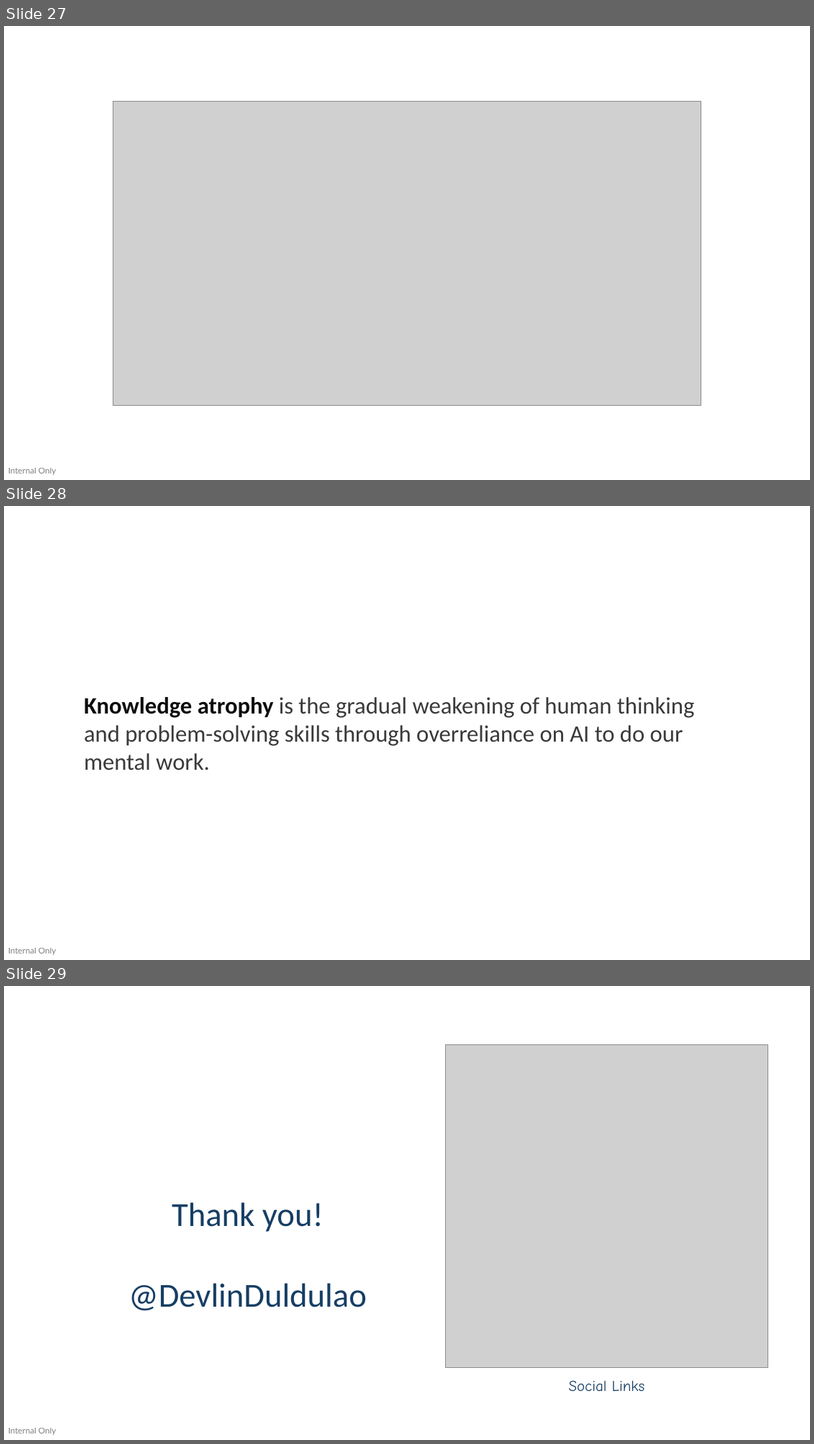
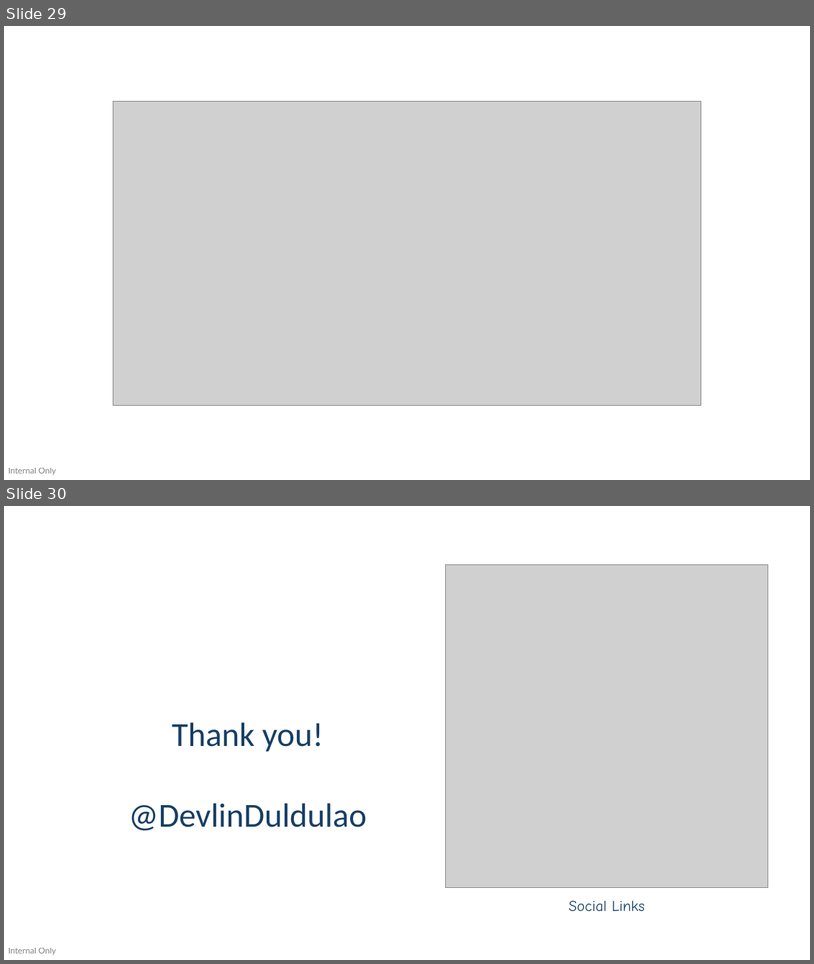
Before and after one commit to devlinduldulao/agents-and-skill-demo, a slide deck: overview-harness-and-evals.pptx. Shown one above the other, each under a label of ours: slides 27, 28 and 29 before the commit, slides 29 and 30 after it. The pictures are 814x1444 and 814x964 pixels, drawn with LibreOffice and Linux fonts; fonts in the diff are those of the drawing; grey boxes stand for pictures. Boxes give left, top, right and bottom in pixels: in the first picture for what was removed or moved away, otherwise in the second. Text is boxed around its words. In the diff, an @@ line names an element or a change of style, - is before the commit and + after.

```diff
--- a/overview-harness-and-evals.pptx
+++ b/overview-harness-and-evals.pptx
@@ slide 28 removed at (x1=4, y1=506, x2=810, y2=960), background #FFFFFF; not listed: 1 template element that a slide beside it also shows @@
@@ text removed at (x1=84, y1=697, x2=694, y2=770) @@
-Knowledge atrophy is the gradual weakening of human thinking and problem-solving skills through overreliance on AI to do our mental work.
@@ what was slide 27 is now slide 29 @@
@@ what was slide 29 is now slide 30 @@
```
Also in this commit, not shown: 2 slides added.
